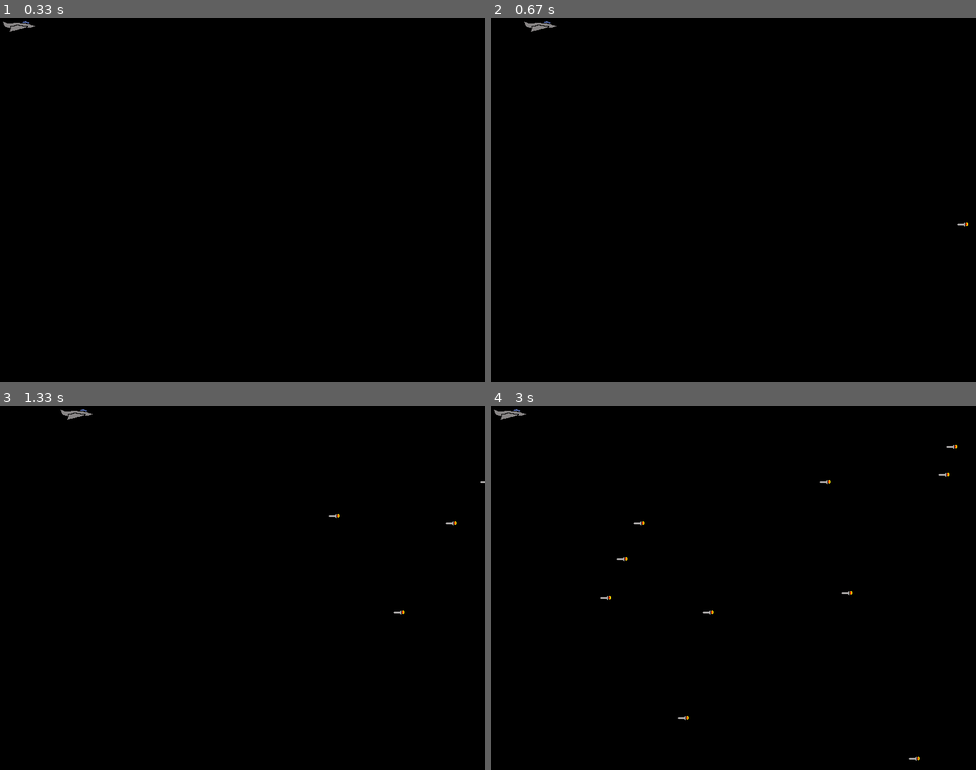
Above: before the commit, frames 1-4 (two rows, left to right).
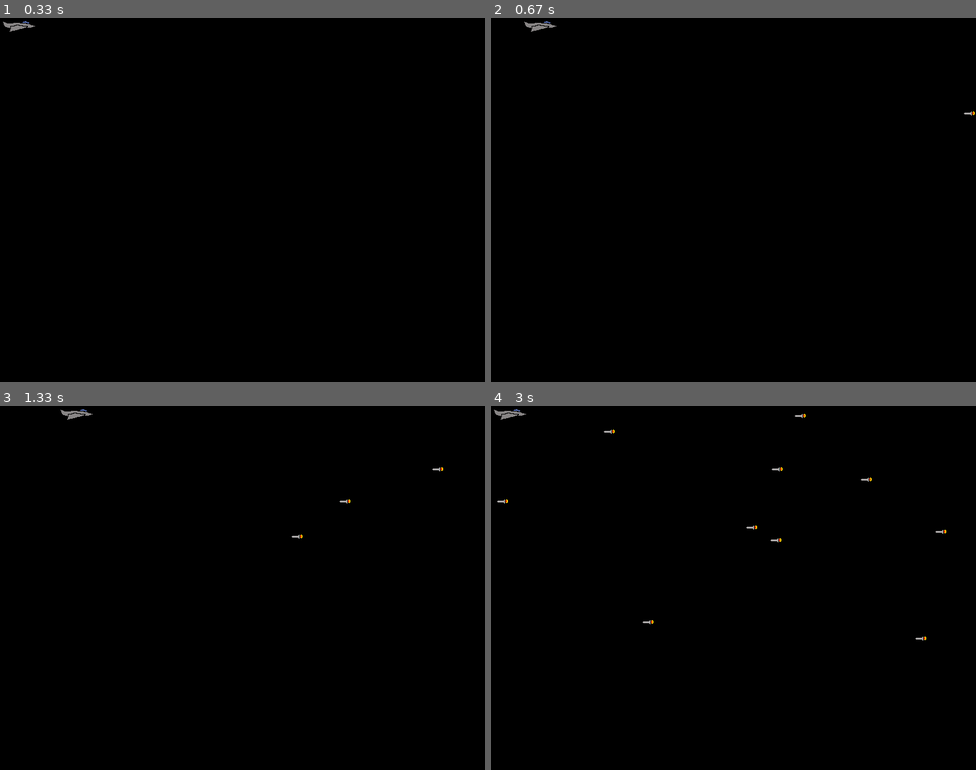
Above: after the commit, the same moments.

Repository: raulsales9/2DAM_CourseSalesRaul
Game: pygame game, started from first_eva/acts/unit1/practica_pygame1/game/joc.py
Two runs of this game, one before a commit and one after it. Both use one fixed random seed, a clock stepped at 60 frames per second and the inputs below.
Inputs:
- Up to frame 1 (0.33 s): no input
- Up to frame 2 (0.67 s): hold Right from 0.33 s (still down)
- Up to frame 3 (1.33 s): release Right at 0.8 s; hold Right from 1.17 s (still down)
- Up to frame 4 (3 s): release Right at 1.63 s; hold Left 1.67-2.2 s; hold Left 2.57-2.97 s

Frame 1 is identical in both runs. In frame 2, less than 0.1% of the frame differs, in the area x 96-100%, y 25-58%; in frame 3, less than 0.1%; in frame 4, 0.3%, in the area x 1-97%, y 2-98%.

Commit message:
sounds implemented and will be stay in another files

Diff:
--- /dev/null
+++ b/first_eva/acts/unit1/practica_pygame1/game/cloud.py
@@ -0,0 +1,22 @@
+import pygame
+import random
+
+class cloud(pygame.sprite.Sprite):
+    def __init__(self, SCREEN_WIDTH, SCREEN_HEIGHT):
+        super(cloud, self).__init__()
+        # importem la image base
+        self.surf = pygame.image.load("src/cloud.png").convert()
+        self.surf.set_colorkey((255,255,255), pygame.RLEACCEL)
+        self.rect = self.surf.get_rect(
+            center=(
+                random.randint(SCREEN_WIDTH + 20, SCREEN_WIDTH + 100),
+                random.randint(0, SCREEN_HEIGHT),
+            )
+        )
+        self.speed = 5
+
+    def update(self):
+        self.rect.move_ip(-self.speed, 0)
+        if self.rect.right < 0:
+            self.rect.left = random.randint(SCREEN_WIDTH + 20, SCREEN_WIDTH + 100)
+            self.rect.top = random.randint(0, SCREEN_HEIGHT)
--- a/first_eva/acts/unit1/practica_pygame1/game/enemy.py
+++ b/first_eva/acts/unit1/practica_pygame1/game/enemy.py
@@ -1,11 +1,13 @@
 import pygame
 import random
 
+
+# enemy part
 class enemy(pygame.sprite.Sprite):
-    def __init__(self):
-        super(Enemy, self).__init__()
-        self.surf = pygame.Surface((20, 10))
-        self.surf.fill((255, 255, 255))
+    def __init__(self, SCREEN_WIDTH, SCREEN_HEIGHT):
+        super(enemy, self).__init__()
+        self.surf = pygame.image.load("src/missile.png").convert()
+        self.surf.set_colorkey((255, 255, 255), pygame.RLEACCEL)
         self.rect = self.surf.get_rect(
             center=(
                 random.randint(SCREEN_WIDTH + 20, SCREEN_WIDTH + 100),
--- a/first_eva/acts/unit1/practica_pygame1/game/joc.py
+++ b/first_eva/acts/unit1/practica_pygame1/game/joc.py
@@ -1,12 +1,6 @@
 # Import the pygame module
 import pygame
-import random
-# import enemy
-# import player
 
-
-# Import pygame.locals for easier access to key coordinates
-# Updated to conform to flake8 and black standards
 from pygame.locals import (
     K_UP,
     K_DOWN,
@@ -17,62 +11,29 @@
     QUIT,
 )
 
+from cloud import cloud
+from player import player
+from enemy import enemy
+
 SCREEN_WIDTH = 800
 SCREEN_HEIGHT = 600
 
-# player part
-class player(pygame.sprite.Sprite):
-    def __init__(self, SCREEN_WIDTH, SCREEN_HEIGHT):
-        super(player, self).__init__()
-        # ubicacion de la imagen usada para el jugador
-        self.surf = pygame.image.load("src/jet.png").convert()
-        self.surf.set_colorkey((255, 255, 255), pygame.RLEACCEL)
-        self.rect = self.surf.get_rect()
-        self.SCREEN_WIDTH = SCREEN_WIDTH
-        self.SCREEN_HEIGHT = SCREEN_HEIGHT
-
-    def update(self, keys):
-        if keys[K_UP]:
-            self.rect.move_ip(0, -5)
-        if keys[K_DOWN]:
-            self.rect.move_ip(0, 5)
-        if keys[K_LEFT]:
-            self.rect.move_ip(-5, 0)
-        if keys[K_RIGHT]:
-            self.rect.move_ip(5, 0)
-
-        if self.rect.left < 0:
-            self.rect.left = 0
-        if self.rect.right > self.SCREEN_WIDTH:
-            self.rect.right = self.SCREEN_WIDTH
-        if self.rect.top <= 0:
-            self.rect.top = 0
-        if self.rect.bottom > self.SCREEN_HEIGHT:
-            self.rect.bottom = self.SCREEN_HEIGHT
-
-# enemy part
-class Enemy(pygame.sprite.Sprite):
-    def __init__(self):
-        super(Enemy, self).__init__()
-        self.surf = pygame.image.load("src/missile.png").convert()
-        self.surf.set_colorkey((255, 255, 255), pygame.RLEACCEL)
-        self.rect = self.surf.get_rect(
-            center=(
-                random.randint(SCREEN_WIDTH + 20, SCREEN_WIDTH + 100),
-                random.randint(0, SCREEN_HEIGHT),
-            )
-        )
-        self.speed = random.randint(5, 20)
-
-    def update(self):
-        self.rect.move_ip(-self.speed, 0)
-        if self.rect.right < 0:
-            self.kill()
-
+pygame.mixer.init()
 pygame.init()
 
+# The sounds
+pygame.mixer.music.load("src/Apoxode_-_Electric_1.mp3")
+move_up_sound = pygame.mixer.Sound("src/Rising_putter.ogg")
+move_down_sound = pygame.mixer.Sound("src/Falling_putter.ogg")
+collision_sound = pygame.mixer.Sound("src/Collision.ogg")
+
+# the screen
 screen = pygame.display.set_mode((SCREEN_WIDTH, SCREEN_HEIGHT))
 
+pygame.mixer.music.set_volume(0.5)  # Ajusta el volumen si es necesario
+pygame.mixer.music.play(-1)  # Reproduce la música en bucle infinito
+
+# new enemy
 ADDENEMY = pygame.USEREVENT + 1
 pygame.time.set_timer(ADDENEMY, 250)
 
@@ -81,6 +42,12 @@
 enemies = pygame.sprite.Group()
 all_sprites = pygame.sprite.Group()
 all_sprites.add(player)
+
+# Agrega nubes como imágenes de fondo
+clouds = pygame.sprite.Group()
+cloud_instance = cloud(SCREEN_WIDTH, SCREEN_HEIGHT)  # Usa el nombre de la clase (Cloud) al crear una instancia
+all_sprites.add(cloud_instance)
+clouds.add(cloud_instance)
 
 clock = pygame.time.Clock()
 
@@ -96,7 +63,7 @@
             running = False
 
         elif event.type == ADDENEMY:
-            new_enemy = Enemy()
+            new_enemy = enemy(SCREEN_WIDTH, SCREEN_HEIGHT)
             enemies.add(new_enemy)
             all_sprites.add(new_enemy)
 
@@ -112,7 +79,14 @@
 
     if pygame.sprite.spritecollideany(player, enemies):
         player.kill()
+        pygame.mixer.music.stop()
+        collision_sound.play()
+        # aplciamos retraso para escuchar el sonido de colision
+        pygame.time.delay(1500)
         running = False
 
     pygame.display.flip()
     clock.tick(30)
+
+pygame.mixer.quit()
+pygame.quit()
--- a/first_eva/acts/unit1/practica_pygame1/game/player.py
+++ b/first_eva/acts/unit1/practica_pygame1/game/player.py
@@ -1,9 +1,9 @@
 import pygame
-from pygame.locals import K_UP, K_DOWN, K_LEFT, K_RIGHT  # Importa las constantes necesarias
-
+from pygame.locals import K_UP, K_DOWN, K_LEFT, K_RIGHT
+# player part
 class player(pygame.sprite.Sprite):
     def __init__(self, SCREEN_WIDTH, SCREEN_HEIGHT):
-        super(Player, self).__init__()
+        super(player, self).__init__()
         # ubicacion de la imagen usada para el jugador
         self.surf = pygame.image.load("src/jet.png").convert()
         self.surf.set_colorkey((255, 255, 255), pygame.RLEACCEL)
@@ -14,8 +14,10 @@
     def update(self, keys):
         if keys[K_UP]:
             self.rect.move_ip(0, -5)
+            move_up_sound.play()
         if keys[K_DOWN]:
             self.rect.move_ip(0, 5)
+            move_down_sound.play()
         if keys[K_LEFT]:
             self.rect.move_ip(-5, 0)
         if keys[K_RIGHT]:
--- /dev/null
+++ b/first_eva/acts/unit1/practica_pygame1/game/sound.py
@@ -0,0 +1,21 @@
+import pygame
+
+class sound:
+    def __init__(self):
+        # start mixer
+        pygame.mixer.init()
+
+        # the volume of the music is 0.9
+        pygame.mixer.music.set_volume(0.9)
+
+        # sounds
+        self.music = pygame.mixer.music.load("src/Apoxode_-_Electric_1.mp3")
+        self.move_up_sound  = pygame.mixer.Sound("src/Rising_putter.ogg")
+        self.move_down_sound = pygame.mixer.Sound("src/Falling_putter.ogg")
+        self.collision_sound = pygame.mixer.Sound("src/Collision.ogg")
+
+        def play_sound(self, loop=-1):
+            pygame.mixer.music.play(loop)
+
+        def stop_sound(self):
+            pygame.mixer.music.stop()
--- a/first_eva/acts/unit1/practica_pygame1/game/spritesGenerics.py
+++ /dev/null
@@ -1,17 +0,0 @@
-import pygame
-
-# Esta función se encargará de actualizar y dibujar todos los sprites
-def update_and_draw_sprites(screen, all_sprites, player, enemies):
-    screen.fill((0, 0, 0))  # Limpia la pantalla con un fondo negro
-
-    for entity in all_sprites:
-        screen.blit(entity.surf, entity.rect)
-
-    # Verifica la colisión entre el jugador y los enemigos
-    if pygame.sprite.spritecollide(player, enemies, False):
-        player.kill()
-        pygame.quit()  # Cierra Pygame
-
-    pygame.display.flip()  # Actualiza la pantalla
-
-# Agrega otras funciones o lógica relacionada con los sprites si es necesario
